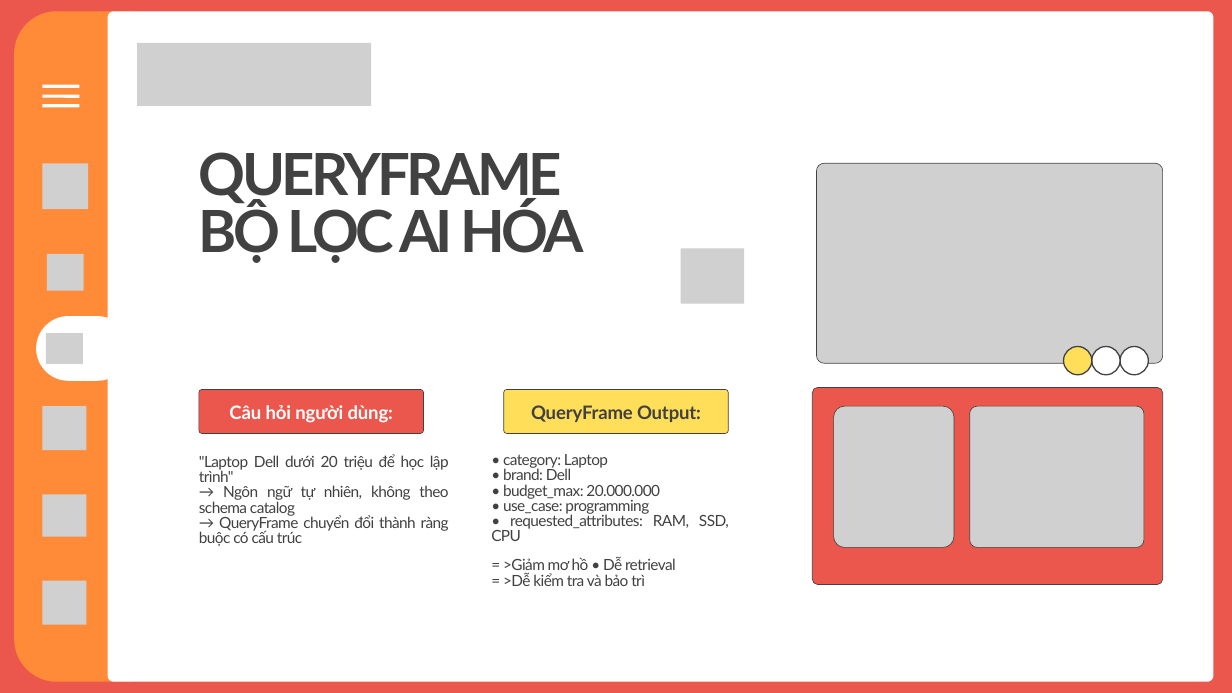
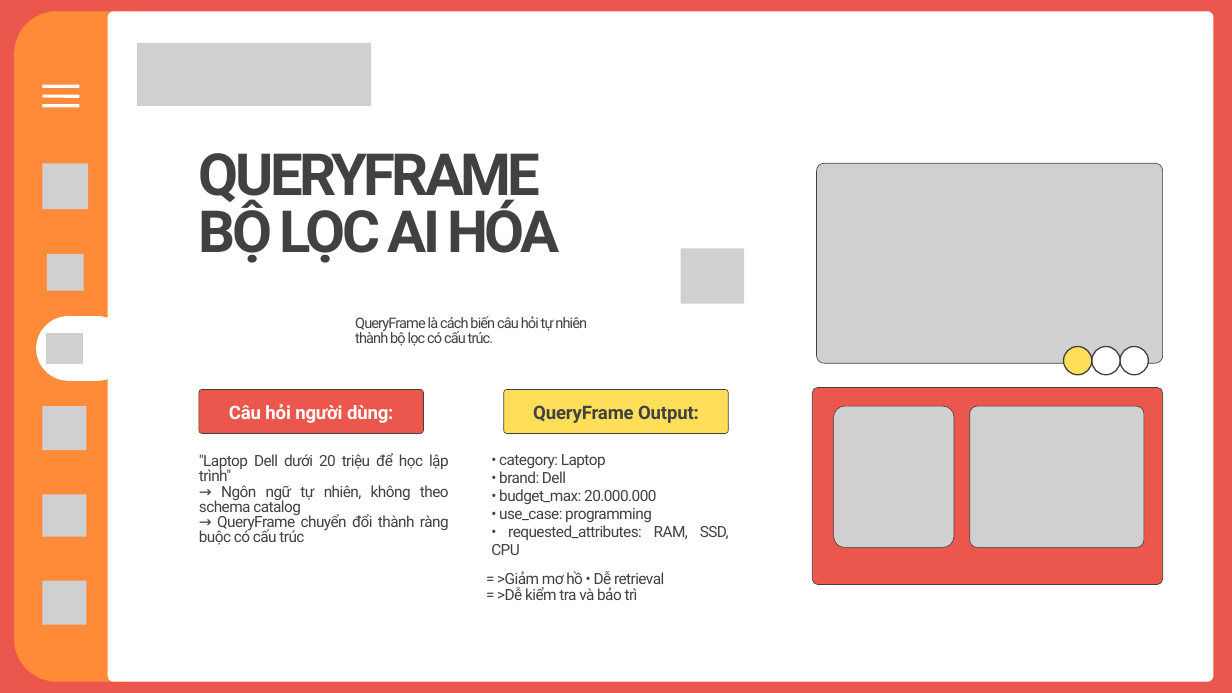
Before and after one commit to mindu2kk/Internship, a slide deck: slide 14 of Documents/FinalReport/B23DCCE022_Slide thuyết trình.pptx (slide 15 before the commit). Drawn at 1232x693 pixels with LibreOffice and Linux fonts; fonts in the diff are those of the drawing; grey boxes stand for pictures. Boxes give left, top, right and bottom in pixels: in the first picture for what was removed or moved away, otherwise in the second. Text is boxed around its words. In the diff, an @@ line names an element or a change of style, - is before the commit and + after.

```diff
--- a/Documents/FinalReport/B23DCCE022_Slide thuyết trình.pptx
+++ b/Documents/FinalReport/B23DCCE022_Slide thuyết trình.pptx
@@ text added at (x1=355, y1=316, x2=587, y2=346), 17 pt, text #424141 @@
+QueryFrame là cách biến câu hỏi tự nhiên thành bộ lọc có cấu trúc.
@@ text "• category: Laptop" at (x1=491, y1=454, x2=729, y2=555): font Lato to Roboto; line spacing 17.8pt to 21.1pt @@
@@ font Lato to Roboto in 5 elements at (x1=199, y1=153, x2=559, y2=263), (x1=229, y1=404, x2=393, y2=423), (x1=533, y1=405, x2=699, y2=423), (x1=199, y1=453, x2=449, y2=545), (x1=497, y1=571, x2=664, y2=600) @@
@@ text "= >Giảm mơ hồ • ..." moved from (x1=503, y1=557, x2=676, y2=586) to (x1=497, y1=571, x2=664, y2=600) @@
```
Also in this commit, not shown: 18 other slides changed, 1 slide removed.
